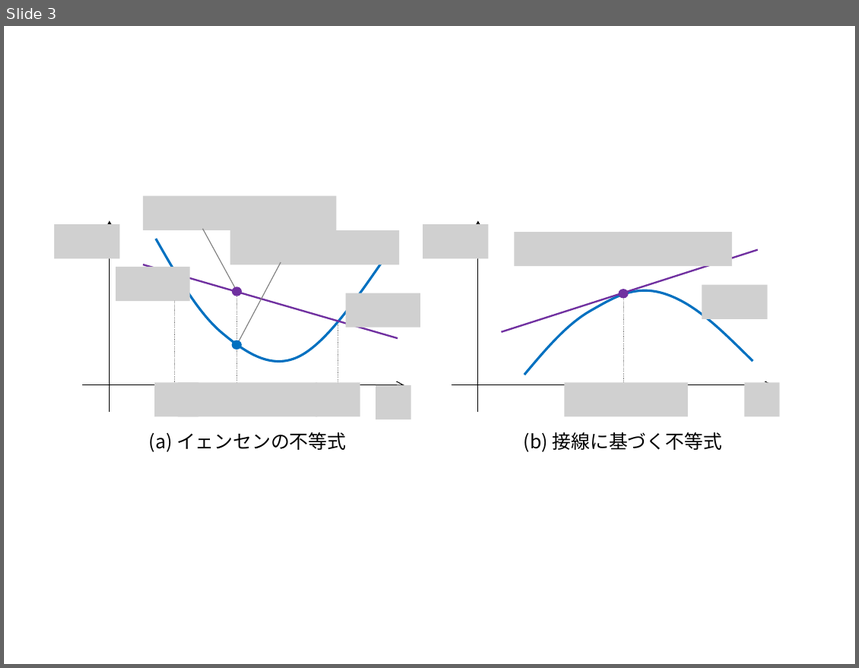
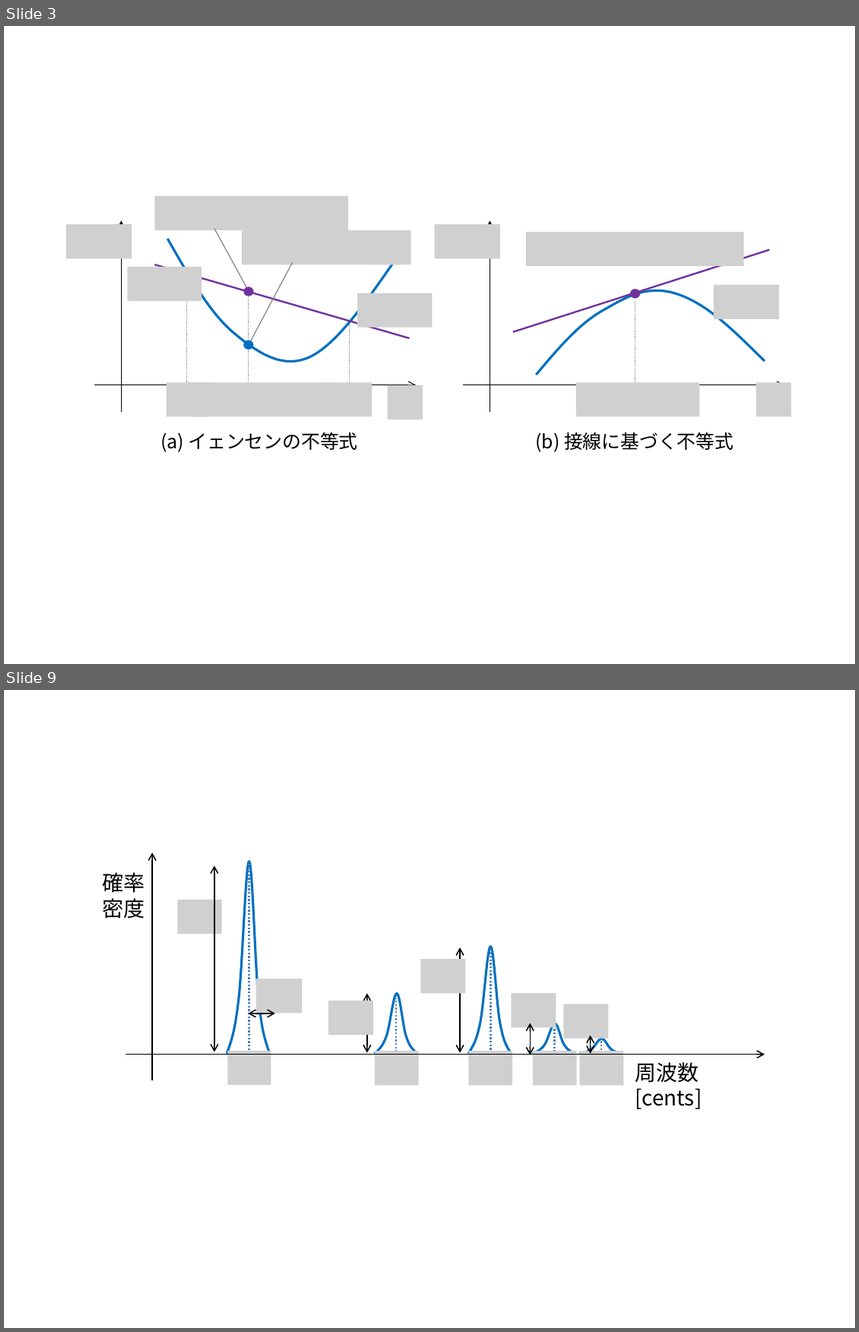
Before and after one commit to kazuyoshii/MLP, a slide deck: sections/optimization/figure-optimization.pptx. Shown one above the other, each under a label of ours: slide 3 before the commit, slides 3 and 9 after it; the slides between them are not shown. The pictures are 859x668 and 859x1332 pixels, drawn with LibreOffice and Linux fonts; fonts in the diff are those of the drawing; grey boxes stand for pictures. Boxes give left, top, right and bottom in pixels: in the first picture for what was removed or moved away, otherwise in the second. Text is boxed around its words. In the diff, an @@ line names an element or a change of style, - is before the commit and + after.

```diff
--- a/sections/optimization/figure-optimization.pptx
+++ b/sections/optimization/figure-optimization.pptx
@@ slide 9 added at bbox=[4, 690, 855, 1328], background #FFFFFF @@
@@ arrow added from (152, 1081) to (152, 853), #000000 1 pt @@
@@ double arrow added from (215, 1053) to (215, 866), #000000 1 pt @@
@@ freeform shape added at bbox=[227, 861, 269, 1053], outline #0070C0 2 pt @@
@@ line added from (249, 1053) to (249, 861), #4B7EBC 1.5 pt dashed @@
@@ text added at bbox=[102, 872, 145, 919], 18 pt, text #000000 @@
+確率
+密度
@@ picture added at bbox=[177, 900, 222, 933] @@
@@ picture added at bbox=[421, 959, 466, 993] @@
@@ double arrow added from (460, 1053) to (460, 948), #000000 1 pt @@
@@ freeform shape added at bbox=[469, 946, 512, 1053], outline #0070C0 2 pt @@
@@ line added from (491, 1053) to (491, 948), #4B7EBC 1.5 pt dashed @@
@@ picture added at bbox=[256, 979, 302, 1012] @@
@@ picture added at bbox=[329, 1001, 373, 1035] @@
@@ double arrow added from (367, 1053) to (367, 994), #000000 1 pt @@
@@ freeform shape added at bbox=[374, 994, 417, 1054], outline #0070C0 2 pt @@
@@ line added from (396, 1053) to (396, 999), #4B7EBC 1.5 pt dashed @@
@@ picture added at bbox=[512, 993, 557, 1027] @@
@@ picture added at bbox=[563, 1004, 608, 1038] @@
@@ double arrow added from (248, 1014) to (275, 1014), #000000 1 pt @@
@@ double arrow added from (530, 1055) to (530, 1024), #000000 1 pt @@
@@ freeform shape added at bbox=[533, 1024, 576, 1053], outline #0070C0 2 pt @@
@@ line added from (555, 1053) to (555, 1025), #4B7EBC 1.5 pt dashed @@
@@ arrow added from (126, 1054) to (765, 1054), #000000 1 pt @@
@@ picture added at bbox=[228, 1051, 272, 1085] @@
@@ picture added at bbox=[375, 1051, 420, 1085] @@
@@ picture added at bbox=[469, 1051, 513, 1085] @@
@@ picture added at bbox=[533, 1051, 577, 1085] @@
@@ freeform shape added at bbox=[579, 1039, 622, 1054], outline #0070C0 2 pt @@
@@ picture added at bbox=[580, 1051, 624, 1085] @@
@@ double arrow added from (591, 1053) to (591, 1036), #000000 1 pt @@
@@ line added from (601, 1053) to (601, 1040), #4B7EBC 1.5 pt dashed @@
@@ text added at bbox=[635, 1062, 702, 1110], 18 pt, text #000000 @@
+周波数 [cents]
@@ slide 3 changed as well @@
@@ 14 pictures, 8 lines, 4 arrows, 3 ellipses, 2 texts, 2 freeform shapes: place and size @@
-14 pictures, 8 lines, 4 arrows, 3 ellipses, 2 texts, 2 freeform shapes at bbox=[54, 196, 779, 452]
+14 pictures, 8 lines, 4 arrows, 3 ellipses, 2 texts, 2 freeform shapes at bbox=[66, 196, 791, 452]
```
Also in this commit, not shown: 2 other slides changed, 6 other slides added, 2 slides removed, 23 other files.
